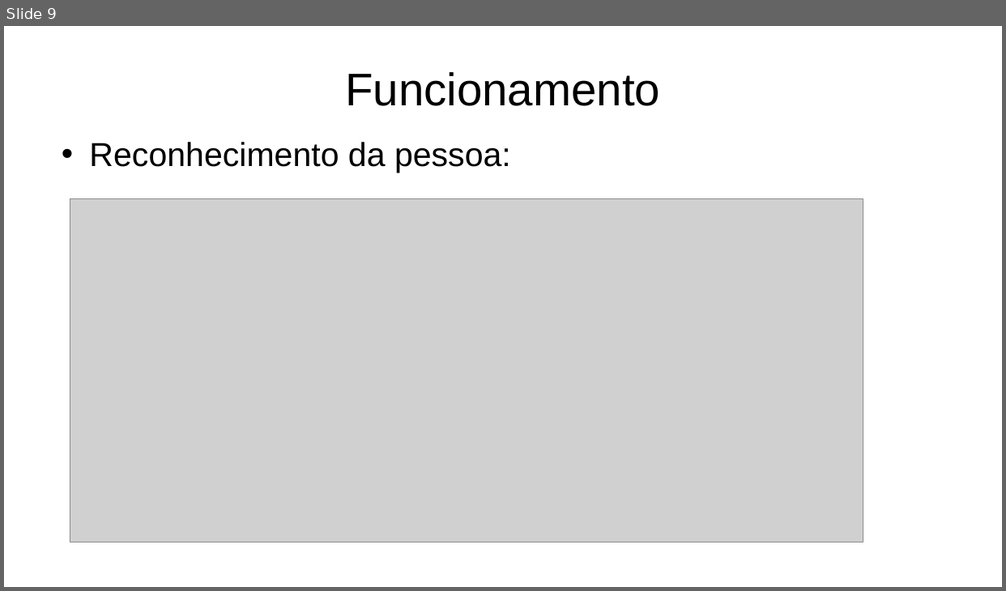
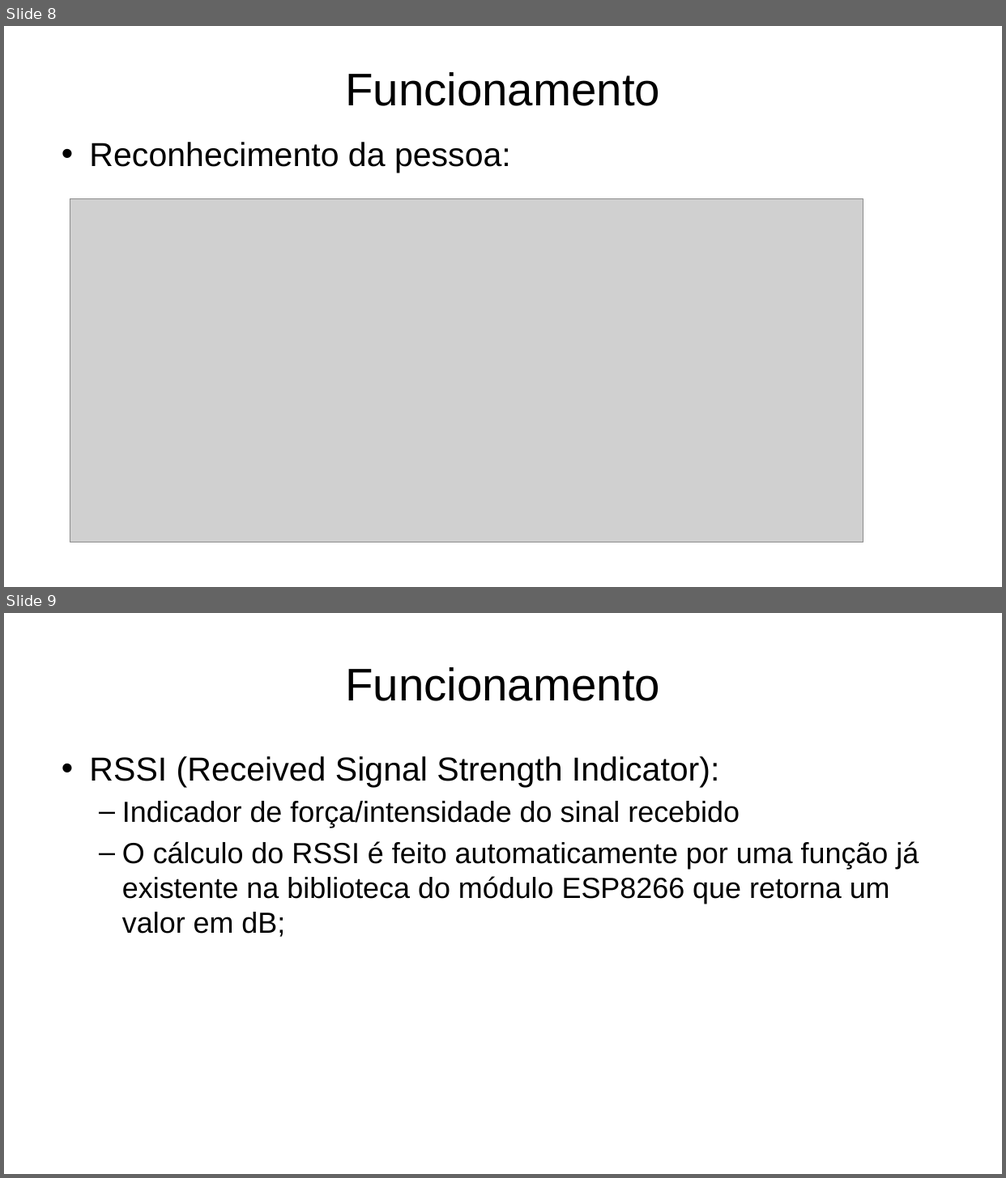
Before and after one commit to Guigajks/PI-VIII, a slide deck: Documentação/Apresentação Projeto PID.pptx. Shown one above the other, each under a label of ours: slide 9 before the commit, slides 8 and 9 after it. The pictures are 1006x591 and 1006x1178 pixels, drawn with LibreOffice and Linux fonts; fonts in the diff are those of the drawing; grey boxes stand for pictures; background and template pictures are left out. Boxes give left, top, right and bottom in pixels: in the first picture for what was removed or moved away, otherwise in the second. Text is boxed around its words. In the diff, an @@ line names an element or a change of style, - is before the commit and + after.

```diff
--- a/Documentação/Apresentação Projeto PID.pptx
+++ b/Documentação/Apresentação Projeto PID.pptx
@@ slide 9 added at <box>4,613,1002,1174</box>, background picture (left out) @@
@@ title added at <box>345,667,660,701</box>, 44 pt, text #000000 @@
+Funcionamento
@@ text added at <box>89,756,918,937</box>, 28 pt, text #000000 @@
+• RSSI (Received Signal Strength Indicator):
+  – Indicador de força/intensidade do sinal recebido
+  – O cálculo do RSSI é feito automaticamente por uma função já existente na biblioteca do módulo ESP8266 que retorna um valor em dB;
@@ what was slide 9 is now slide 8 @@
```
Also in this commit, not shown: 3 slides changed, 1 other slide added, 1 slide removed.
